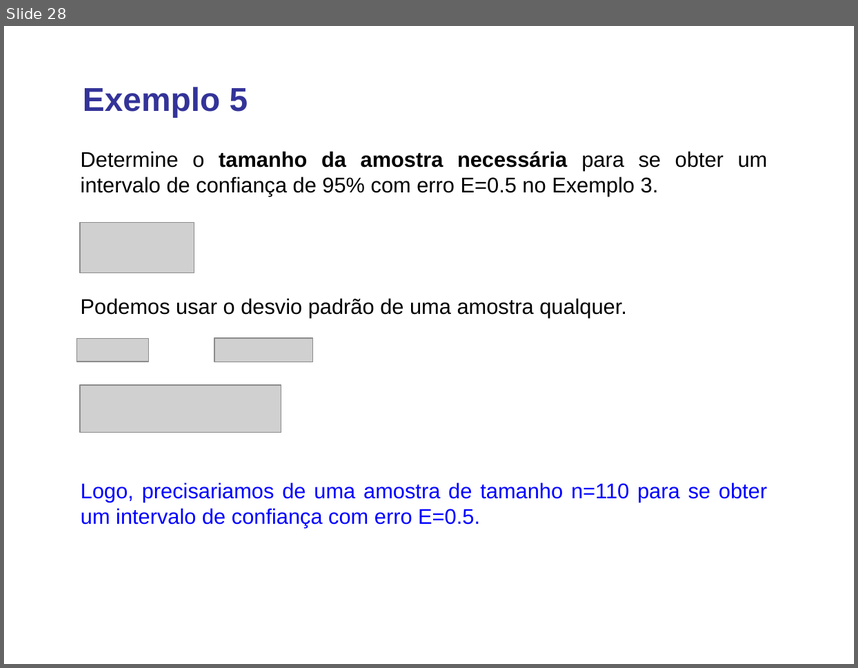
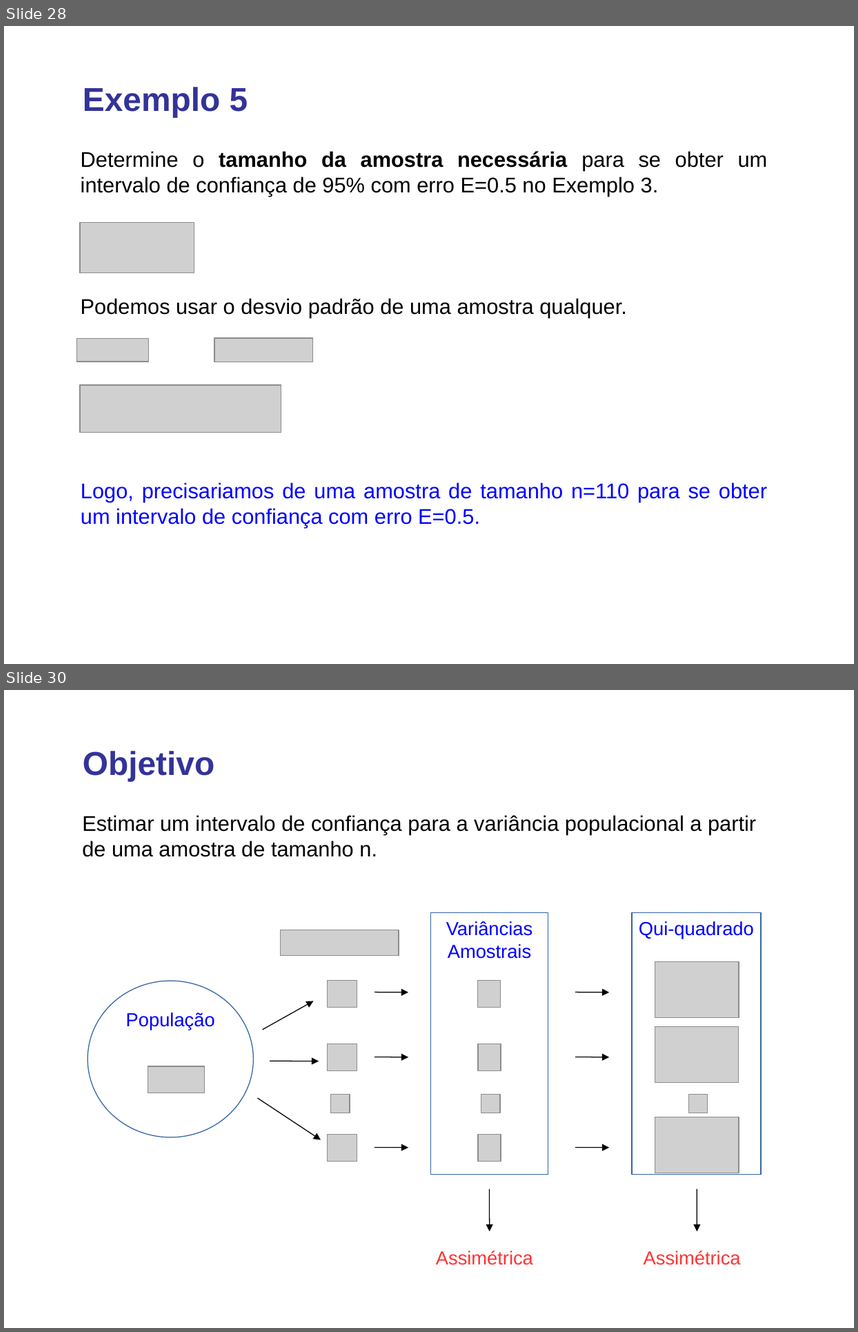
Before and after one commit to lansaviniec/estatistica, a slide deck: 7 estimativas e tamanhos amostrais.ppt. Shown one above the other, each under a label of ours: slide 28 before the commit, slides 28 and 30 after it; the slides between them are not shown. The pictures are 858x668 and 858x1332 pixels, drawn with LibreOffice and Linux fonts; fonts in the diff are those of the drawing; grey boxes stand for pictures. Boxes give left, top, right and bottom in pixels: in the first picture for what was removed or moved away, otherwise in the second. Text is boxed around its words. In the diff, an @@ line names an element or a change of style, - is before the commit and + after.

```diff
--- a/7 estimativas e tamanhos amostrais.ppt
+++ b/7 estimativas e tamanhos amostrais.ppt
@@ slide 30 added at [4,690,854,1328], background #FFFFFF @@
@@ text added at [83,751,214,781], 28 pt, text #333399, bold @@
+Objetivo
@@ text added at [82,815,756,857], 18 pt, text #000000 @@
+Estimar um intervalo de confiança para a variância populacional a partir de uma amostra de tamanho n.
@@ rectangle added at [430,913,548,1174], outline #3465A4 0.74 pt, 16 pt, text #0000FF @@
+Variâncias
+Amostrais
@@ rectangle added at [632,913,762,1174], outline #3465A4 0.74 pt, 16 pt, text #0000FF @@
+Qui-quadrado
@@ picture added at [280,929,399,955] @@
@@ picture added at [655,961,738,1017] @@
@@ ellipse added at [87,980,253,1137], outline #3465A4 0.74 pt, 16 pt, text #0000FF @@
+População
@@ picture added at [327,980,357,1006] @@
@@ arrow added from (375, 992) to (408, 992), #000000 0.74 pt @@
@@ picture added at [477,980,500,1006] @@
@@ arrow added from (575, 992) to (609, 992), #000000 0.74 pt @@
@@ arrow added from (263, 1029) to (313, 1001), #000000 0.74 pt @@
@@ picture added at [655,1027,738,1083] @@
@@ arrow added from (270, 1061) to (319, 1061), #000000 0.74 pt @@
@@ picture added at [327,1044,357,1070] @@
@@ arrow added from (375, 1056) to (408, 1057), #000000 0.74 pt @@
@@ picture added at [478,1044,501,1070] @@
@@ arrow added from (575, 1056) to (609, 1057), #000000 0.74 pt @@
@@ picture added at [148,1066,205,1092] @@
@@ arrow added from (257, 1098) to (321, 1140), #000000 0.74 pt @@
@@ picture added at [330,1094,349,1112] @@
@@ picture added at [481,1094,499,1112] @@
@@ picture added at [689,1094,708,1112] @@
@@ picture added at [655,1116,738,1173] @@
@@ picture added at [327,1134,357,1160] @@
@@ picture added at [478,1134,501,1160] @@
@@ arrow added from (375, 1147) to (408, 1147), #000000 0.74 pt @@
@@ arrow added from (575, 1147) to (609, 1147), #000000 0.74 pt @@
@@ arrow added from (489, 1188) to (489, 1231), #000000 0.74 pt @@
@@ arrow added from (697, 1188) to (697, 1231), #000000 0.74 pt @@
@@ text added at [436,1250,533,1265], 16 pt, text #FF3333 @@
+Assimétrica
@@ text added at [644,1250,741,1265], 16 pt, text #FF3333 @@
+Assimétrica
```
Also in this commit, not shown: 9 other slides added.
